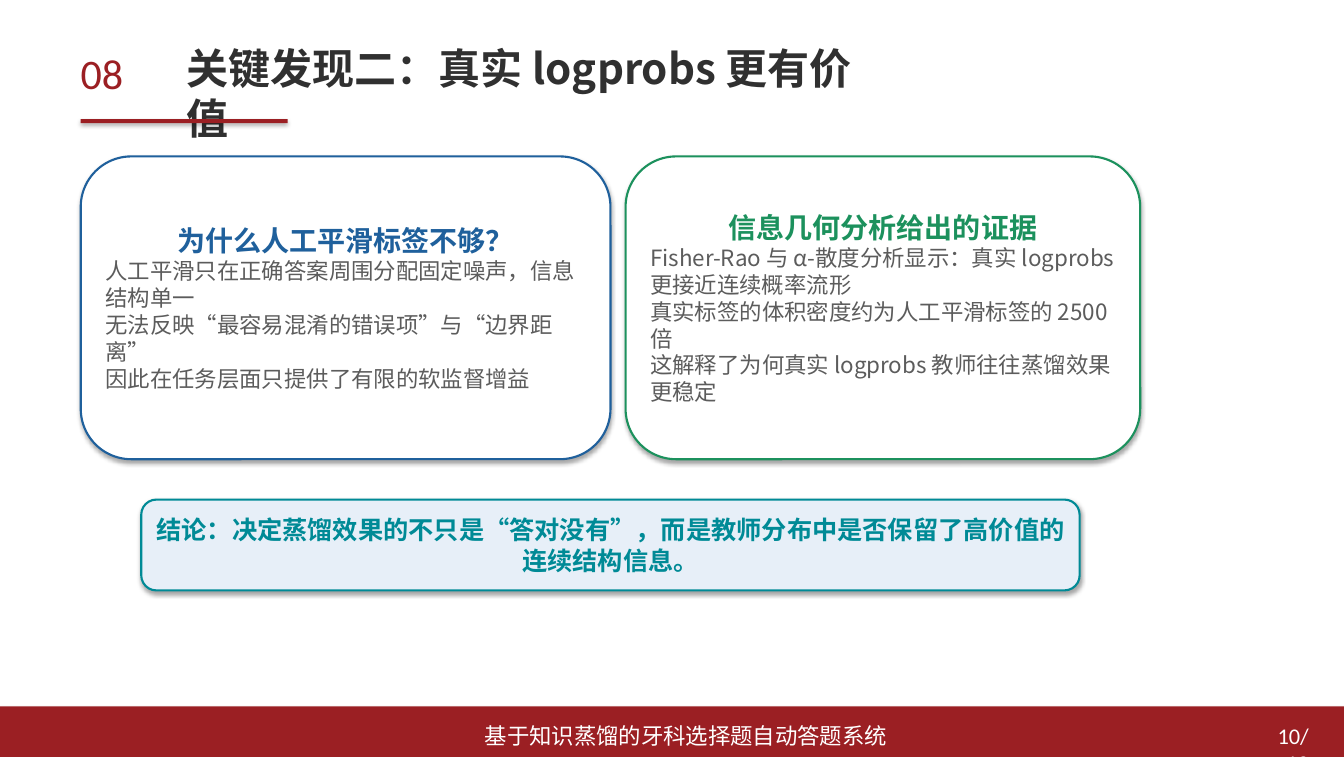
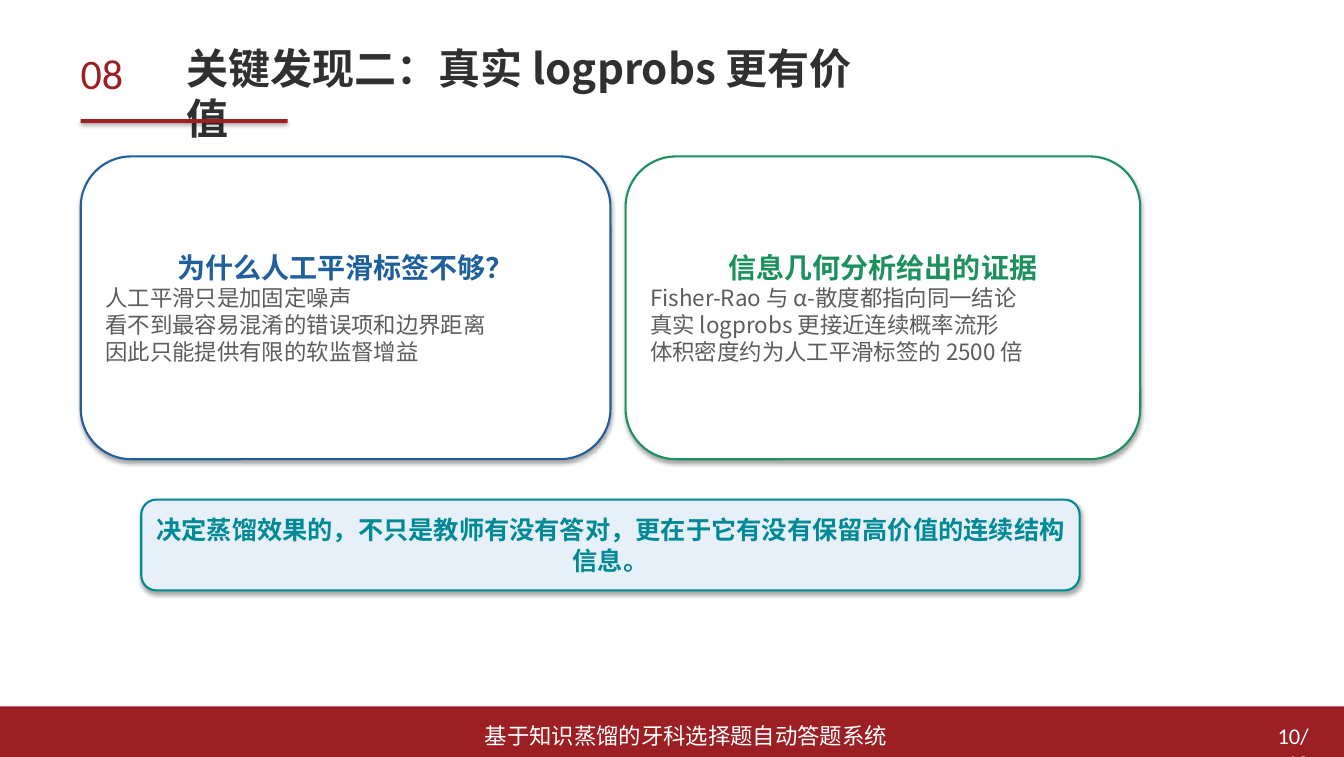
Before and after one commit to arthaschan/mentalDistill, a slide deck: slide 10 of thesis/答辩/论文汇报PPT_模板风格版.pptx. Drawn at 1344x757 pixels with LibreOffice and Linux fonts; fonts in the diff are those of the drawing. Boxes give left, top, right and bottom in pixels: in the first picture for what was removed or moved away, otherwise in the second. Text is boxed around its words. In the diff, an @@ line names an element or a change of style, - is before the commit and + after.

```diff
--- a/thesis/答辩/论文汇报PPT_模板风格版.pptx
+++ b/thesis/答辩/论文汇报PPT_模板风格版.pptx
@@ text in rounded rectangle at (x1=105, y1=287, x2=485, y2=362): text changed @@
-人工平滑只在正确答案周围分配固定噪声，信息结构单一
-无法反映“最容易混淆的错误项”与“边界距离”
-因此在任务层面只提供了有限的软监督增益
+人工平滑只是加固定噪声
+看不到最容易混淆的错误项和边界距离
+因此只能提供有限的软监督增益
@@ text in rounded rectangle at (x1=650, y1=287, x2=1023, y2=362): text changed @@
-Fisher-Rao 与 α-散度分析显示：真实 logprobs 更接近连续概率流形
-真实标签的体积密度约为人工平滑标签的 2500 倍
-这解释了为何真实 logprobs 教师往往蒸馏效果更稳定
+Fisher-Rao 与 α-散度都指向同一结论
+真实 logprobs 更接近连续概率流形
+体积密度约为人工平滑标签的 2500 倍
@@ text in rounded rectangle at (x1=156, y1=517, x2=1064, y2=573): text changed @@
-结论：决定蒸馏效果的不只是“答对没有”，而是教师分布中是否保留了高价值的连续结构信息。
+决定蒸馏效果的，不只是教师有没有答对，更在于它有没有保留高价值的连续结构信息。
```
Also in this commit, not shown: 11 other slides changed, 10 other files.
